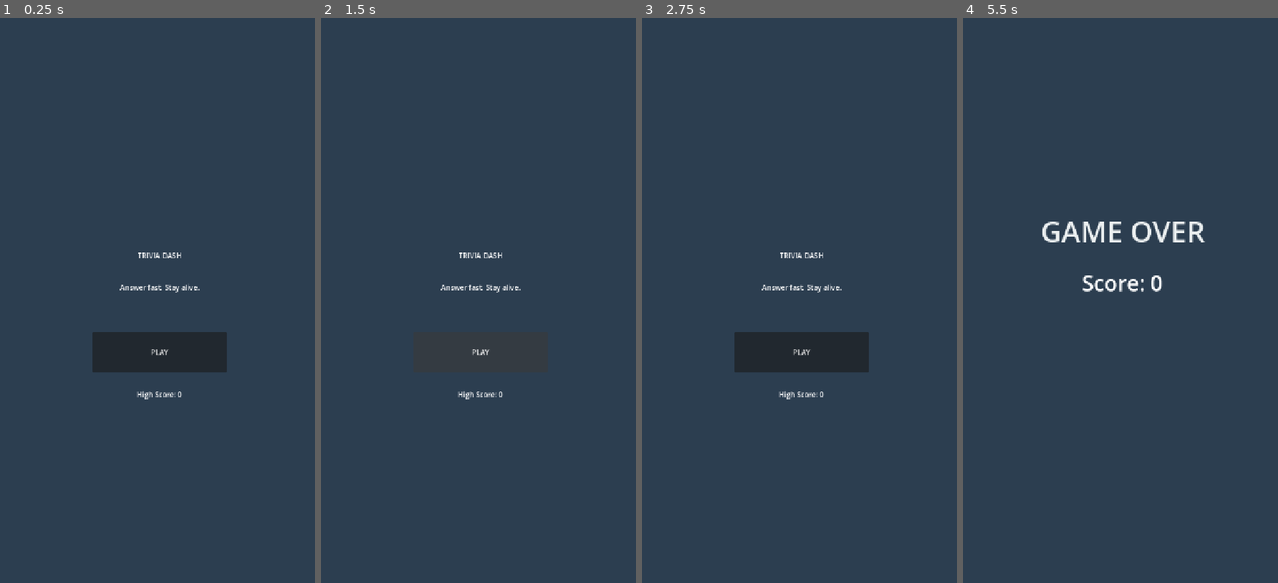
Above: before the commit, frames 1-4 (left to right).
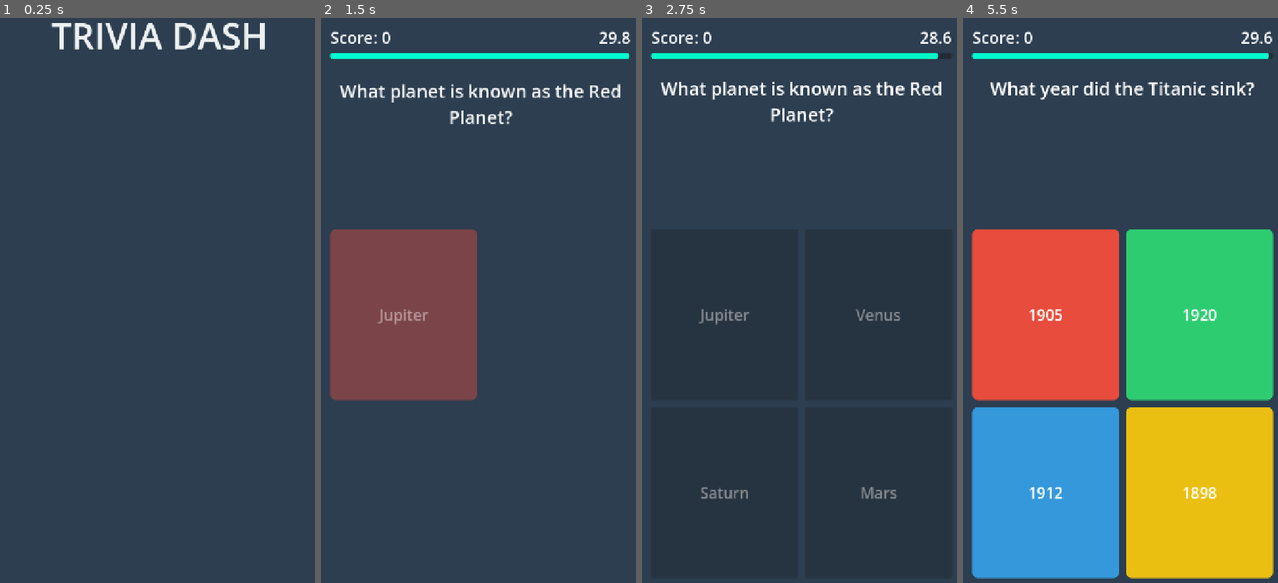
Above: after the commit, the same moments.

Repository: bramp/trivia-dash
Game: Godot game, scene res://scenes/main.tscn
Two runs of this game, one before a commit and one after it. Both use one fixed random seed, a clock stepped at 60 frames per second and the inputs below.
Inputs (mouse positions are in pixels of both pictures, inside the frame that each line leads up to):
- Up to frame 1 (0.25 s): no input
- Up to frame 2 (1.5 s): click (481, 351) at 0.5 s, where only the run before the commit has a clickable "PLAY"; click "PLAY" at 1.25 s
- Up to frame 3 (2.75 s): click (723, 317) at 2 s, where only the run after the commit has a clickable "Jupiter"
- Up to frame 4 (5.5 s): click (1123, 351) at 2.75 s, where only the run before the commit has a clickable "PLAY"; tap Enter at 3.5 s; move the mouse to (1192, 272) at 3.52 s; hold 1 (answer_1) 3.53-4.25 s; click (1192, 272) at 3.67 s; tap Space at 4.25 s; drag from (1057, 328) to (1107, 419) at 4.27 s; click (1123, 368) at 5 s, where only the run after the commit has a clickable "PLAY AGAIN"

The runs differ from the first frame. In frame 1, 4.8% of the frame differs, in the area x 16-85%, y 0-68%; in frame 2, 17%; in frame 3, 3.6%; in frame 4, 59%, in the area x 2-99%, y 2-100%.
Error before the commit: Parse Error: Function "get_question_count" has the same name as a previously declared function. (res://scripts/question_manager.gd:56)

Commit message:
Update README with project overview, setup, and dev instructions

Diff:
--- a/scripts/question_manager.gd
+++ b/scripts/question_manager.gd
@@ -51,7 +51,3 @@
 		"answers": answers,
 		"correct": new_correct,
 	}
-
-
-func get_question_count() -> int:
-	return _questions.size()
--- a/test/test_question_manager.gd
+++ b/test/test_question_manager.gd
@@ -81,7 +81,7 @@
 	var found_different := false
 	for i in range(20):
 		_manager.reset()
-		var q := _manager.next_question()
+		var q: Dictionary = _manager.next_question()
 		if q.question == "What is the capital of France?":
 			if q.answers != original_first_answers:
 				found_different = true
Not shown, changed: README.md
